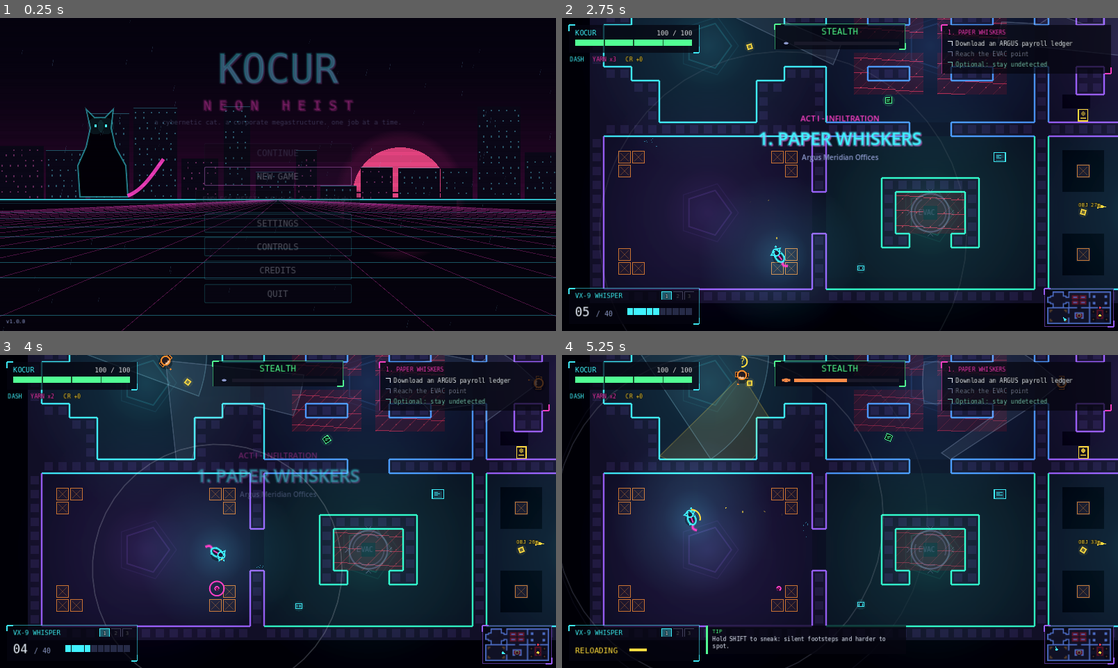
Above: before the commit, frames 1-4 (two rows, left to right).
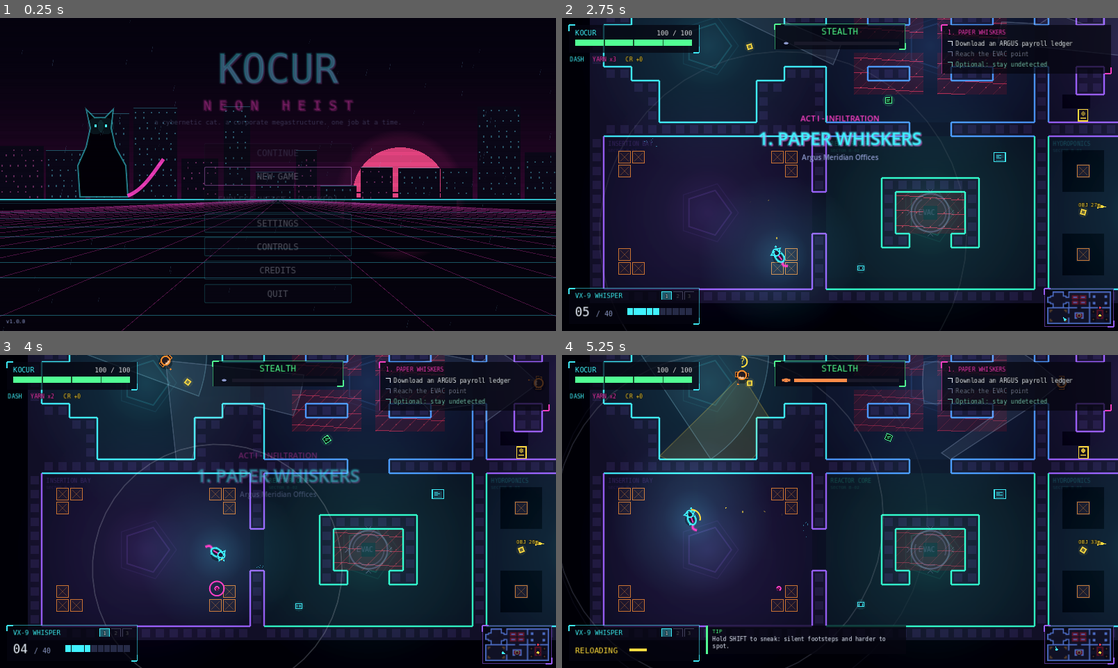
Above: after the commit, the same moments.

Repository: ciernykocursmart/Kocur-Neon-Heist
Game: Godot game, scene res://scenes/main_menu.tscn
Same seed, same stepped clock (60 frames per second), same inputs: the game is played once before the commit and once after it.
Inputs (mouse positions are in pixels of both pictures, inside the frame that each line leads up to):
- Up to frame 1 (0.25 s): no input
- Up to frame 2 (2.75 s): click "NEW GAME" at 0.5 s; tap Enter (ui_accept) at 1.25, 1.52, 2.27 s; move the mouse to (962, 158) at 1.27 s; press the mouse at (962, 158) at 1.28 s; hold D (move_right) 1.28-2.03 s; tap F (melee) at 1.55, 2.1 s; move the mouse to (728, 190) at 2.02 s; release the mouse at (728, 190) at 2.03 s; hold S (move_down) from 2.03 s (still down); click (728, 190) at 2.3 s
- Up to frame 3 (4 s): move the mouse to (333, 442) at 2.77 s; release S (move_down) at 2.78 s; hold D (move_right) 2.78-3.53 s; hold Space (dash) 2.78-3.53 s; tap F (melee) at 3.05 s; move the mouse to (250, 574) at 3.52 s; hold W (move_up) from 3.53 s (still down); tap G (decoy) at 3.6 s; tap Enter (ui_accept) at 3.77 s; click (250, 574) at 3.8 s
- Up to frame 4 (5.25 s): move the mouse to (1006, 558) at 4.27 s; release W (move_up) at 4.28 s; press the mouse at (1006, 558) at 4.28 s; hold A (move_left) from 4.28 s (still down); tap Enter (ui_accept) at 4.52 s; tap F (melee) at 4.55 s; move the mouse to (673, 464) at 5.02 s; release the mouse at (673, 464) at 5.03 s; tap Q (hack_abort) at 5.1 s

The runs differ from the first frame. In frame 1, less than 0.1% of the frame differs, in the area x 35-65%, y 55-60%; in frame 2, less than 0.1%; in frame 3, less than 0.1%; in frame 4, less than 0.1%, in the area x 8-95%, y 39-41%.

Commit message:
Release polish: finale checkpoint, fairness fixes, v1.0.0 Windows build, docs
- Finale checkpoint keeps uplinks breached when retrying mission 12
- Point-blank detection ignores shadows; flinch cooldown (no stun-lock)
- Lockdown reinforcements pursue instead of camping EVAC; arena supply drop
- Stencilled room names, tip wrapping, shorter objective lines
- v1.0.0 export (no rcedit warnings), zipped build + README.txt
- README rewrite, RELEASE_CHECKLIST.md, CI fails on runtime script errors

Co-Authored-By: Claude Opus 5.5 <noreply@anthropic.com>
Claude-Session: https://claude.ai/code/session_01JxLCv5ZRuLymxFRbCwWPUQ

Diff:
--- a/scripts/actors/enemy.gd
+++ b/scripts/actors/enemy.gd
@@ -79,6 +79,7 @@
 var knockback_scale := 1.0
 var discovered := false
 var _body_check := 0.0
+var _last_flinch := -10.0
 var anim_t := 0.0
 var cone := PackedVector2Array()
 var _cone_timer := 0.0
@@ -201,6 +202,9 @@
 		var gain := detect_rate * (0.45 + 2.4 * closeness * closeness) * p.visibility() * mult
 		if d < proximity_radius:
 			gain += 2.5
+		elif d < maxf(proximity_radius, 50.0) * 1.8:
+			# Point-blank: shadows and camo can't hide a cat right in front.
+			gain = maxf(gain, 1.3)
 		if state == State.SEARCH:
 			gain *= 2.0
 		awareness = minf(1.0, awareness + gain * delta)
@@ -534,8 +538,10 @@
 	hp -= amount
 	hit_flash = 1.0
 	velocity += (global_position - from_pos).normalized() * knockback * knockback_scale
-	# Flinch: a short stagger interrupts bursts so hits feel impactful.
-	if amount > 0.0:
+	# Flinch: a short stagger interrupts bursts so hits feel impactful, but
+	# with a cooldown so rapid fire can't stun-lock an enemy forever.
+	if amount > 0.0 and anim_t - _last_flinch > 0.7:
+		_last_flinch = anim_t
 		burst_left = 0
 		fire_timer = maxf(fire_timer, 0.18)
 	Sfx.play_at("enemy_hit", global_position, -3.0)
--- a/scripts/autoload/game_state.gd
+++ b/scripts/autoload/game_state.gd
@@ -50,6 +50,8 @@
 var mode := "campaign"
 var endless_depth := 1
 var endless_best := 0
+## Finale checkpoint: set once all uplinks are breached in mission 12.
+var finale_checkpoint := false
 var upgrades := {}
 var intel: Array = []
 var stats := {}
@@ -81,6 +83,7 @@
 	mode = "campaign"
 	endless_depth = 1
 	endless_best = 0
+	finale_checkpoint = false
 	intel = []
 	upgrades = {}
 	for id in UPGRADE_ORDER:
@@ -178,6 +181,7 @@
 	else:
 		if mission_index >= Campaign.MISSION_COUNT:
 			campaign_complete = true
+			finale_checkpoint = false
 			mission_index = Campaign.MISSION_COUNT
 		else:
 			mission_index += 1
@@ -301,6 +305,7 @@
 		"mode": mode,
 		"endless_depth": endless_depth,
 		"endless_best": endless_best,
+		"finale_checkpoint": finale_checkpoint,
 		"upgrades": upgrades.duplicate(),
 		"intel": intel.duplicate(),
 		"stats": stats.duplicate(),
@@ -321,6 +326,7 @@
 	mode = "endless" if String(data.get("mode", "campaign")) == "endless" and campaign_complete else "campaign"
 	endless_depth = maxi(1, int(data.get("endless_depth", 1)))
 	endless_best = maxi(0, int(data.get("endless_best", 0)))
+	finale_checkpoint = bool(data.get("finale_checkpoint", false)) and mission_index == Campaign.MISSION_COUNT
 	var saved_upgrades = data.get("upgrades", {})
 	if typeof(saved_upgrades) == TYPE_DICTIONARY:
 		for id in UPGRADE_ORDER:
--- a/scripts/systems/game.gd
+++ b/scripts/systems/game.gd
@@ -126,6 +126,9 @@
 	Sfx.play("act_sting", -4.0)
 	if bool(GameState.settings.get("tutorial_tips", true)):
 		_tips = (def.get("tips", []) as Array).duplicate()
+	if bool(def.get("final", false)) and GameState.finale_checkpoint:
+		_tips = ["CHECKPOINT: the uplinks stay breached - head straight for the core."]
+		_tip_timer = 2.0
 
 
 const TILE_MARGIN := 64
@@ -298,6 +301,9 @@
 		boss.patrol_points = [center]
 		entities.add_child(boss)
 
+	if bool(def.get("final", false)) and GameState.finale_checkpoint and String(def.get("mode", "")) == "campaign":
+		_apply_finale_checkpoint()
+
 	# Hidden intel fragment, placed away from the insertion point.
 	var intel_id := int(def.get("intel", -1))
 	if intel_id >= 0 and not GameState.has_intel(intel_id):
@@ -309,6 +315,18 @@
 			frag.intel_id = intel_id
 			frag.position = facility.cell_center(facility.random_floor_cell(room, rng, spawn_pos, 300.0))
 			entities.add_child(frag)
+
+
+## Retrying the finale after the uplinks were breached skips straight to the
+## open vault.
+func _apply_finale_checkpoint() -> void:
+	for c in cores:
+		if c.role == "uplink":
+			c.hacked_done = true
+	for d in vault_doors:
+		d.sealed = false
+		d.hacked_done = true
+		d.call_deferred("on_hacked")
 
 
 func _spawn_core(role: String, pos: Vector2) -> DataCore:
@@ -439,11 +457,22 @@
 	count = mini(count, int(def.get("max_reinforcements", 3)))
 	reinforcements_spawned += count
 	# Warp in at the room farthest from the player that still has a path.
+	# Normally they come from the far side of the facility. During the final
+	# lockdown they pursue from nearby instead of camping the EVAC room.
 	var best := -1
 	var best_d := -1.0
+	var extract_room: int = facility.layout["extract_room"]
 	for i in facility.rooms.size():
 		var d := facility.room_center(i).distance_to(player.global_position)
-		if d > best_d and d > 500.0:
+		if d <= 500.0 or i in arena_rooms:
+			continue
+		if lockdown:
+			if i == extract_room:
+				continue
+			if best < 0 or d < best_d:
+				best_d = d
+				best = i
+		elif d > best_d:
 			best_d = d
 			best = i
 	if best < 0:
@@ -769,7 +798,10 @@
 				for d in vault_doors:
 					d.sealed = false
 					d.complete_hack()
-				notify("UPLINKS BREACHED - THE CORE IS OPEN", Palette.CYAN)
+				notify("UPLINKS BREACHED - THE CORE IS OPEN  (checkpoint saved)", Palette.CYAN)
+				if String(def.get("mode", "")) == "campaign":
+					GameState.finale_checkpoint = true
+					GameState.save_game()
 				alarm.raise_caution(core.global_position)
 			else:
 				notify("UPLINK %d/%d BREACHED" % [done_u, total_u], Palette.CYAN)
--- a/scripts/ui/main_menu.gd
+++ b/scripts/ui/main_menu.gd
@@ -47,8 +47,8 @@
 	_endless_btn = UITheme.make_button("ENDLESS HEIST", _on_endless, 340)
 	_endless_btn.disabled = not (loaded and GameState.campaign_complete)
 	if _endless_btn.disabled:
-		_endless_btn.text = "ENDLESS HEIST  (finish the campaign)"
-		_endless_btn.add_theme_font_size_override("font_size", 16)
+		_endless_btn.text = "ENDLESS HEIST  [LOCKED]"
+		_endless_btn.tooltip_text = "Finish the campaign to unlock."
 	_menu.add_child(_endless_btn)
 	_menu.add_child(UITheme.make_button("SETTINGS", _on_settings, 340))
 	_menu.add_child(UITheme.make_button("CONTROLS", _on_controls, 340))
--- a/scripts/world/facility.gd
+++ b/scripts/world/facility.gd
@@ -262,6 +262,17 @@
 		var c := room_center(i)
 		draw_arc(c, 54.0, 0.0, TAU, 6, Palette.with_alpha(accent, 0.12), 2.0, true)
 		draw_arc(c, 70.0, 0.0, TAU, 6, Palette.with_alpha(accent, 0.06), 1.0, true)
+
+	# Stencilled room names (environmental detail + orientation).
+	var font := UITheme.font()
+	for i in rooms.size():
+		var r: Rect2i = rooms[i]["rect"]
+		var accent: Color = accents[rooms[i]["accent"]]
+		var label := String(rooms[i]["name"]).to_upper()
+		if i in layout.get("arena_rooms", []):
+			label = "WARDEN CORE"
+		draw_string(font, Vector2(r.position) * TILE + Vector2(10, 22), label, HORIZONTAL_ALIGNMENT_LEFT, -1, 13, Palette.with_alpha(accent, 0.22))
+		draw_string(font, Vector2(r.position) * TILE + Vector2(10, 36), "SECTOR %s-%02d" % [char(65 + int(rooms[i]["slot"].y)), int(rooms[i]["slot"].x) + 1], HORIZONTAL_ALIGNMENT_LEFT, -1, 10, Palette.with_alpha(accent, 0.14))
 
 	# Shadows: dark pools with a faint violet rim.
 	for c in shadow_cells:
--- a/tests/test_suite.gd
+++ b/tests/test_suite.gd
@@ -331,6 +331,7 @@
 func test_hack_and_alarm(gs) -> void:
 	section("hacking + alarm + AI")
 	gs.reset_campaign()
+	gs.campaign_seed = 99
 	gs.mission_index = 3
 	var game = await _load_game_scene()
 	if not (game is Game):
@@ -407,6 +408,8 @@
 		guard.state = Enemy.State.PATROL
 		guard.awareness = 0.0
 		guard.patrol_points = [guard.global_position]
+		guard.look_base = guard.facing
+		guard.anim_t = 0.0
 		var spot := guard.global_position + Vector2.from_angle(guard.facing) * 60.0
 		if game.facility.has_los(guard.global_position, spot):
 			game.player.global_position = spot
@@ -760,6 +763,23 @@
 	section("campaign completion, endless mode, scenes")
 	gs.reset_campaign()
 	gs.mission_index = 12
+	gs.finale_checkpoint = true
+	var fin = await _load_game_scene()
+	if fin is Game:
+		var all_up := true
+		for c in fin.cores:
+			if c.role == "uplink" and not c.hacked_done:
+				all_up = false
+		check(all_up, "finale checkpoint keeps uplinks breached")
+		await _frames(3)
+		var open := true
+		for d in fin.vault_doors:
+			if d.sealed or fin.facility.astar.is_point_solid(d.cells[0]):
+				open = false
+		check(open and fin.vault_doors.size() > 0, "finale checkpoint opens the vault")
+		check(fin.boss != null and not fin.boss.active, "WARDEN waits in the vault")
+	gs.finale_checkpoint = false
+	gs.mission_index = 12
 	gs.complete_mission({"total": 2000, "kills": 3})
 	check(gs.campaign_complete, "finishing mission 12 completes the campaign")
 	check(gs.mission_index == 12, "mission index stays on the finale")
Not shown, changed: build/windows/README.txt
Not shown, changed: export_presets.cfg
Not shown, changed: .github/workflows/build.yml
Not shown, changed: README.md
Not shown, changed: RELEASE_CHECKLIST.md
Not shown, changed: build/windows/KocurNeonHeist-windows-x86_64.zip
